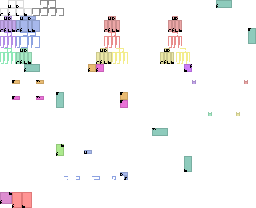
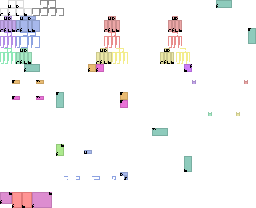
Comparing the layer stacks of the two (256, 208) images. Changes:
painted on "sample_skin_atlas.png" over bbox(32, 192, 52, 208)
